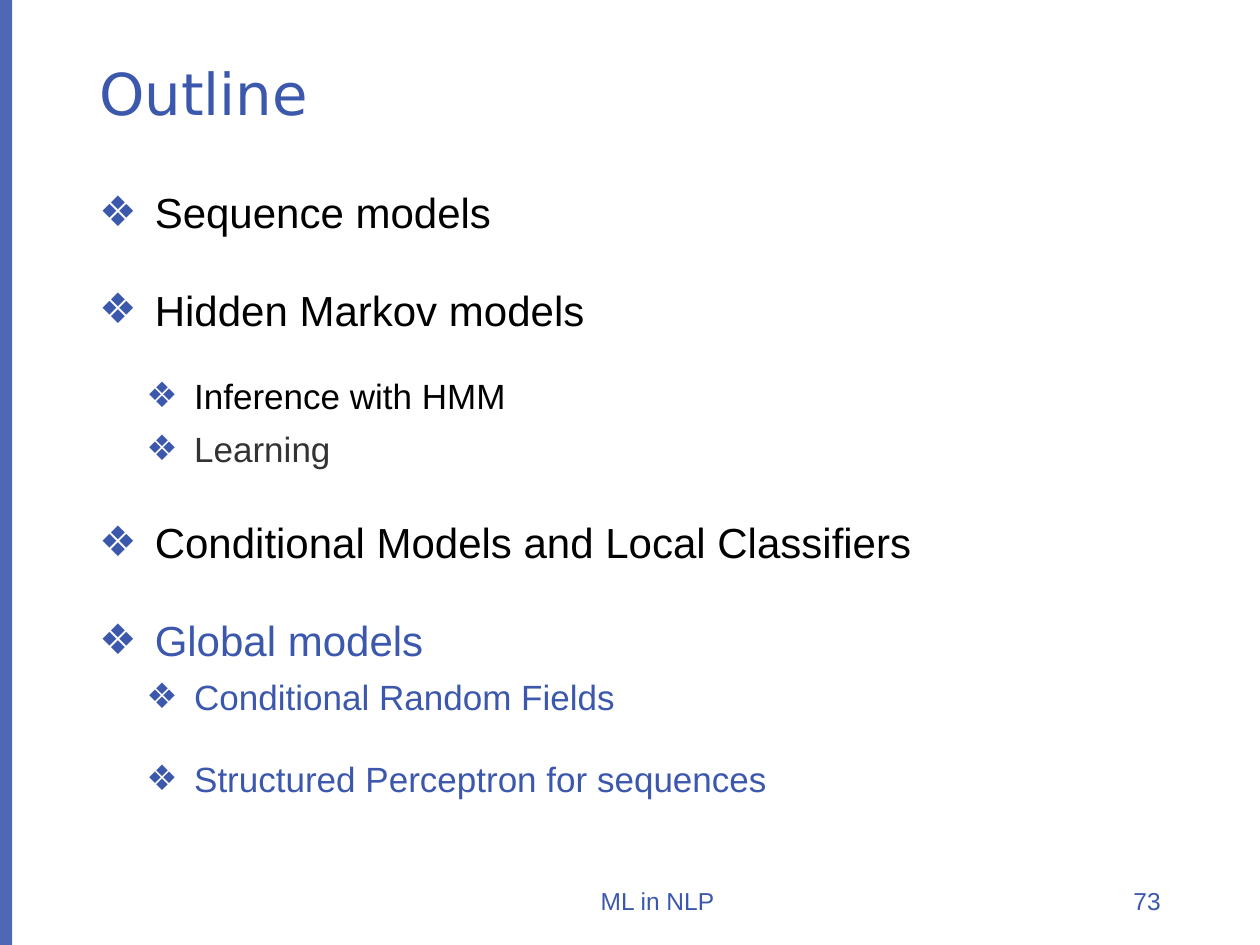
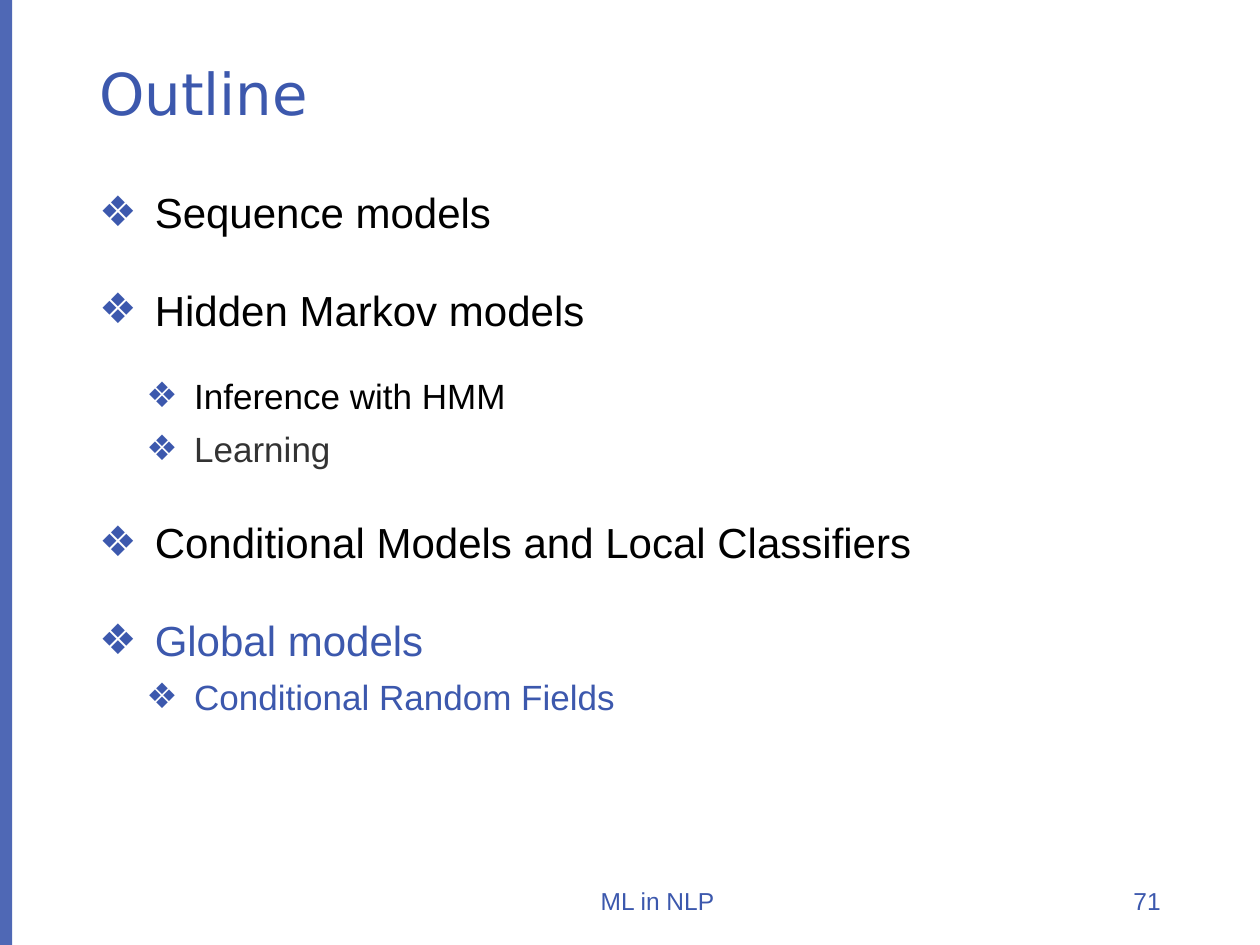
Before and after one commit to uclanlp/CS269-17, a slide deck: slide 71 of slides/CS269-04.pptx (slide 73 before the commit). Drawn at 1260x945 pixels with LibreOffice and Linux fonts; fonts in the diff are those of the drawing; background and template pictures are left out. Boxes give left, top, right and bottom in pixels: in the first picture for what was removed or moved away, otherwise in the second. Text is boxed around its words. In the diff, an @@ line names an element or a change of style, - is before the commit and + after.

```diff
--- a/slides/CS269-04.pptx
+++ b/slides/CS269-04.pptx
@@ text at (194, 766, 766, 799): paragraph removed @@
-  ❖ Structured Perceptron for sequences
@@ page number at (1133, 893, 1160, 910): text changed @@
-73
+71
```
Also in this commit, not shown: 3 other slides changed, 9 slides added, 2 slides removed, 1 other file.
